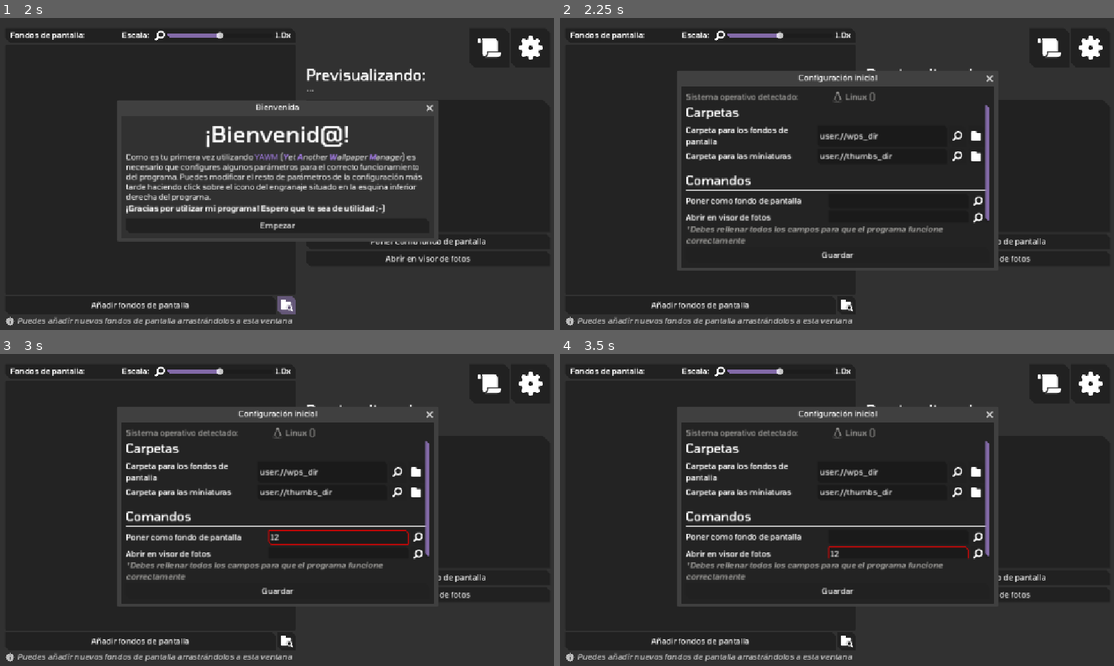
Above: before the commit, frames 1-4 (two rows, left to right).
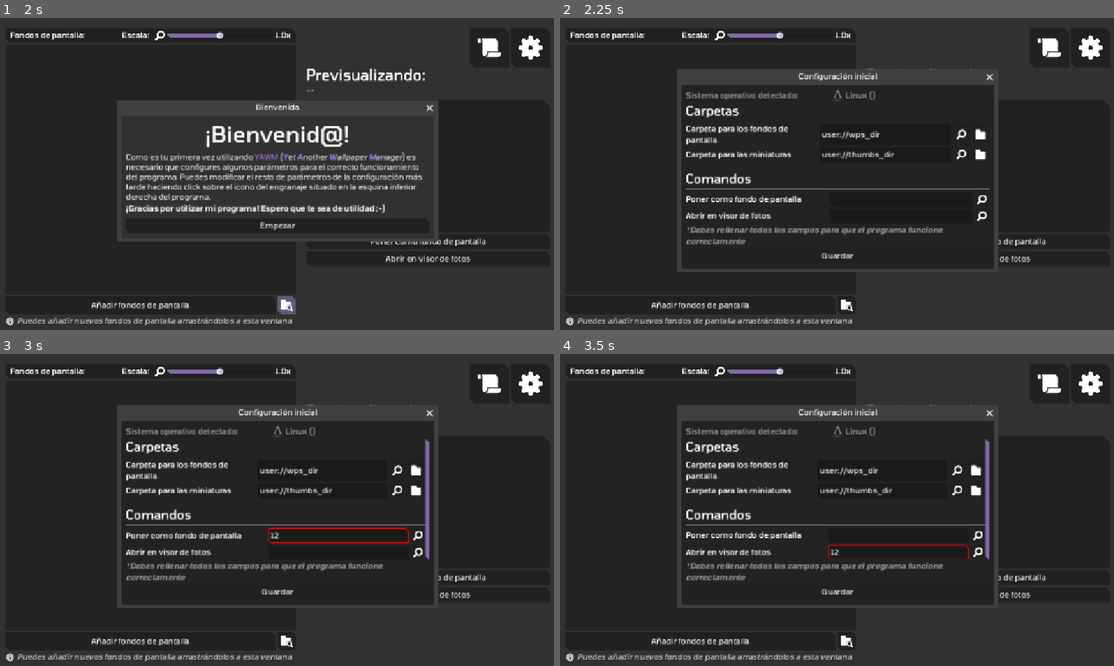
Above: after the commit, the same moments.

Repository: m0xn/yawm
Game: Godot game, scene res://scenes/Main.tscn
Same seed, same stepped clock (60 frames per second), same inputs: the game is played once before the commit and once after it.
Inputs (mouse positions are in pixels of both pictures, inside the frame that each line leads up to):
- Up to frame 1 (2 s): click (288, 305) at 0.5 s; click (288, 305) at 1.25 s
- Up to frame 2 (2.25 s): click "Empezar" at 2 s
- Up to frame 3 (3 s): click (337, 538) at 2.77 s; type "12" at 2.85 s
- Up to frame 4 (3.5 s): click (897, 553) at 3 s; type "12" at 3.08 s

Frame 1 is identical in both runs. In frame 2, 4.6% of the frame differs, in the area x 21-79%, y 16-78%; in frame 3, 4.7%; in frame 4, 4.6%.

Commit message:
Fixed OS script map system

Diff:
--- a/scenes/windows/StartupSettingsWindow.tscn
+++ b/scenes/windows/StartupSettingsWindow.tscn
@@ -10,7 +10,7 @@
 [node name="StartupSettingsWND" type="Window"]
 title = "STARTUP_STTS_WINDOW_TTL"
 initial_position = 1
-size = Vector2i(640, 370)
+size = Vector2i(640, 375)
 transient = true
 exclusive = true
 script = ExtResource("1_56kyj")
--- a/scripts/windows/startup_settings_controller.gd
+++ b/scripts/windows/startup_settings_controller.gd
@@ -32,17 +32,17 @@
 	var http_request := HTTPRequest.new()
 	add_child(http_request)
 
-	var map_entry = os_name if os_name != "Linux" else OS.get_environment("XDG_SESSION_DESKTOP").to_lower()
+	var map_entry = os_name.to_lower() if os_name != "Linux" else OS.get_environment("XDG_SESSION_DESKTOP").to_lower()
 
-	if script_map.has(map_entry):
+	if map_entry in script_map:
 		var set_wp_script_url = script_map[map_entry][0]
 		http_request.download_file = "user://%s" % [set_wp_script_url.get_file()]
 		http_request.request(set_wp_script_url)
 
-		%CmdsSectionVBC.get_node("%SetAsWpScriptLE").text = "sh %s" % [set_wp_script_url.get_file()]
-		%CmdsSectionVBC.get_node("%OpenInImgVwrLE").text = script_map[map_entry][1]
+		%CmdsSectionVBC.get_node("%SetAsWpCmdLE").text = "sh %s" % [set_wp_script_url.get_file()] if os_name != "Windows" else set_wp_script_url.get_file()
+		%CmdsSectionVBC.get_node("%OpenInImgVwrCmdLE").text = script_map[map_entry][1]
 
-		AppData.settings.set_value("cmds", "set_wp_cmd", "sh %s" % [set_wp_script_url.get_file()])
+		AppData.settings.set_value("cmds", "set_wp_cmd", "sh %s" % [set_wp_script_url.get_file()] if os_name != "Windows" else set_wp_script_url.get_file())
 		AppData.settings.set_value("cmds", "open_img_vwr_cmd", script_map[map_entry][1])
 
 func verify_fields() -> void:
